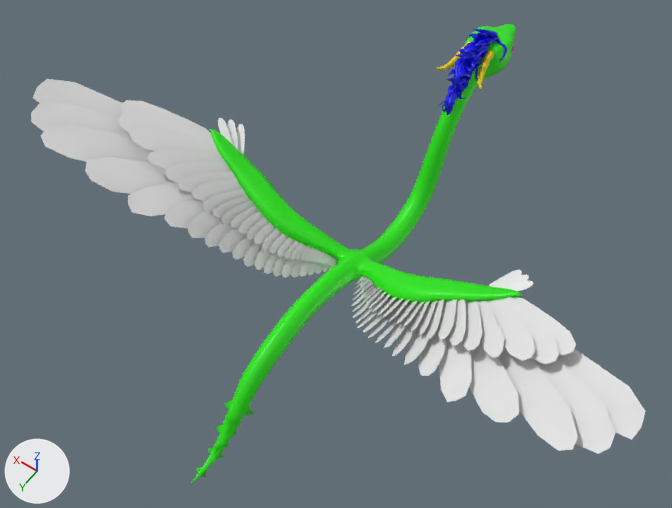
Before and after pictures for a commit that changed the FBX model Assets/Model/Occamy.fbx.
Rendered twice from a 50 mm camera at (-6.82, 10.24, 16.13) aimed at (0.24, 0.36, 0.6). Arrows for +X, +Y and +Z are at lower left; the lights stay in place. Both versions are drawn at frame 1 of the action 'Front Feathers.001|Kronkelen'; the numbers are the values there.

Objects in the first picture: 'Front Feathers.001', 'Occamy.001', 'Occamy.002'.
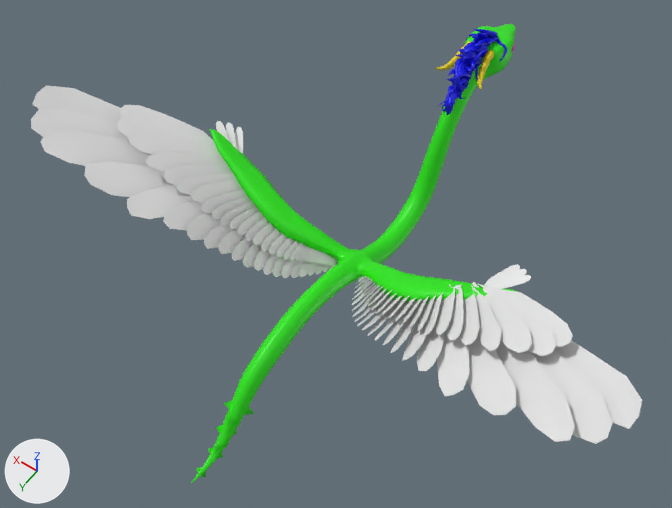
Where the change shows, as pixel boxes (x1, y1, x2, y2) in the pictures (672 x 508 px):
'Front Feathers.001', turned, rescaled
    before: (31, 79, 645, 454)
    after: (31, 85, 643, 444)

Patch to the scene script:
```diff
--- a/Assets/Model/Occamy.fbx.py
+++ b/Assets/Model/Occamy.fbx.py
@@ me_plane_001 @@
 me_plane_001.from_pydata(...)  # 2184 vertices, 1248 faces; spans x -672.0..673.0, y 4.0..311.0, z -274.0..59.0
 # used by ob_front_feathers_001; location = (0.0, 0.0, 0.0); rotation_euler = (1.571, 0.0, 0.0), in degrees (90, 0, 0); scale = (0.01, 0.01, 0.01)
+# me_plane_001 part 1: the whole mesh is turned 90 degrees about the x axis through the mesh origin and scaled by 0.01
@@ ob_front_feathers_001 @@
 ob_front_feathers_001.location = (0.0, 0.0, 0.0)
-ob_front_feathers_001.rotation_euler = (1.571, 0.0, 0.0)  # degrees (90, 0, 0)
-ob_front_feathers_001.scale = (0.01, 0.01, 0.01)
+ob_front_feathers_001.rotation_euler = (0.0, 0.0349, 0.0)  # degrees (0, 2, 0)
```
